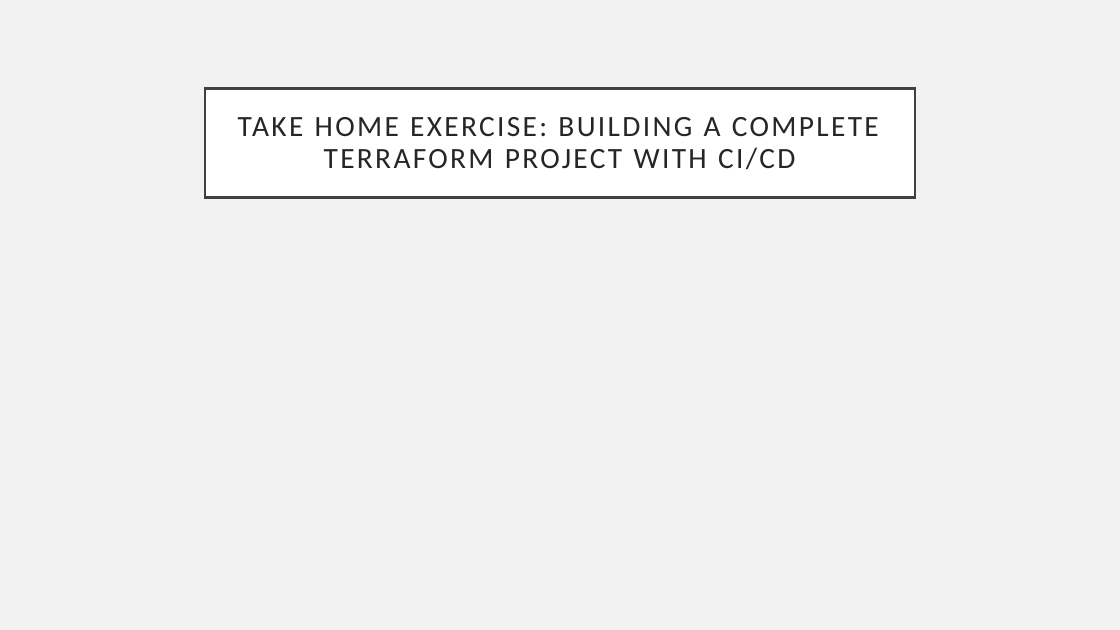
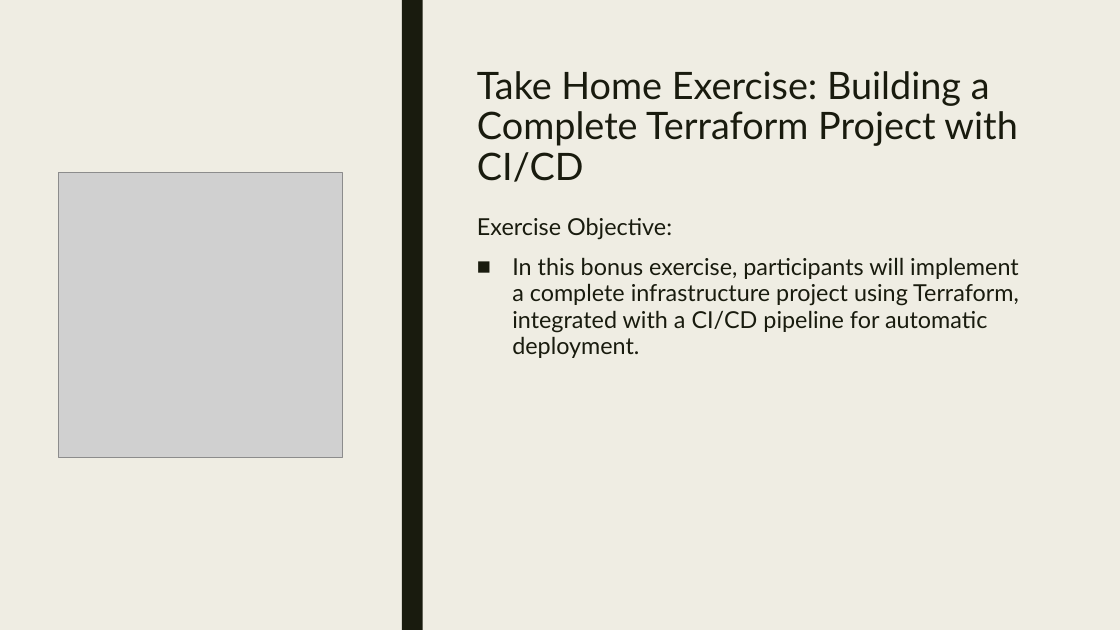
Before and after one commit to cwoodruff/terraform-workshop, a slide deck: slide 6 of slides/8-Closing Remarks.pptx (slide 7 before the commit). Drawn at 1120x630 pixels with LibreOffice and Linux fonts; fonts in the diff are those of the drawing; grey boxes stand for pictures. Boxes give left, top, right and bottom in pixels: in the first picture for what was removed or moved away, otherwise in the second. Text is boxed around its words. In the diff, an @@ line names an element or a change of style, - is before the commit and + after.

Commit message:
created slides

```diff
--- a/slides/8-Closing Remarks.pptx
+++ b/slides/8-Closing Remarks.pptx
@@ background #F2F2F2 to #EFEDE3 @@
@@ rectangle added at <box>0,0,1120,630</box>, fill #EFEDE3 @@
@@ rectangle added at <box>44,0,65,630</box>, fill #191B0E @@
@@ rectangle added at <box>402,0,423,630</box>, fill #191B0E @@
@@ title "Take Home Exercise: Building a ...": place and size @@
-title "Take Home Exercise: Building a ..." at <box>205,88,915,197</box>
+title "Take Home Exercise: Building a ..." at <box>477,71,1017,182</box>
@@ title "Take Home Exercise: Building a ..." at <box>477,71,1017,182</box>: vertical alignment middle to top; fill #FFFFFF to none; outline #404040 2.5 pt to none @@
@@ title at <box>477,71,1017,182</box>: text changed; size 25.2 to 32.4 pt; font Calibri to Lato; text colour #262626 to #191B0E @@
-TAKE HOME EXERCISE: BUILDING A COMPLETE TERRAFORM PROJECT WITH CI/CD
+Take Home Exercise: Building a Complete Terraform Project with CI/CD
@@ picture added at <box>58,173,342,457</box> @@
@@ text added at <box>477,217,1019,358</box>, 20 pt, text #191B0E @@
+Exercise Objective:
+■ In this bonus exercise, participants will implement a complete infrastructure project using Terraform, integrated with a CI/CD pipeline for automatic deployment.
```
Also in this commit, not shown: 3 other slides changed, 2 slides added, 3 slides removed, 8 other files.
